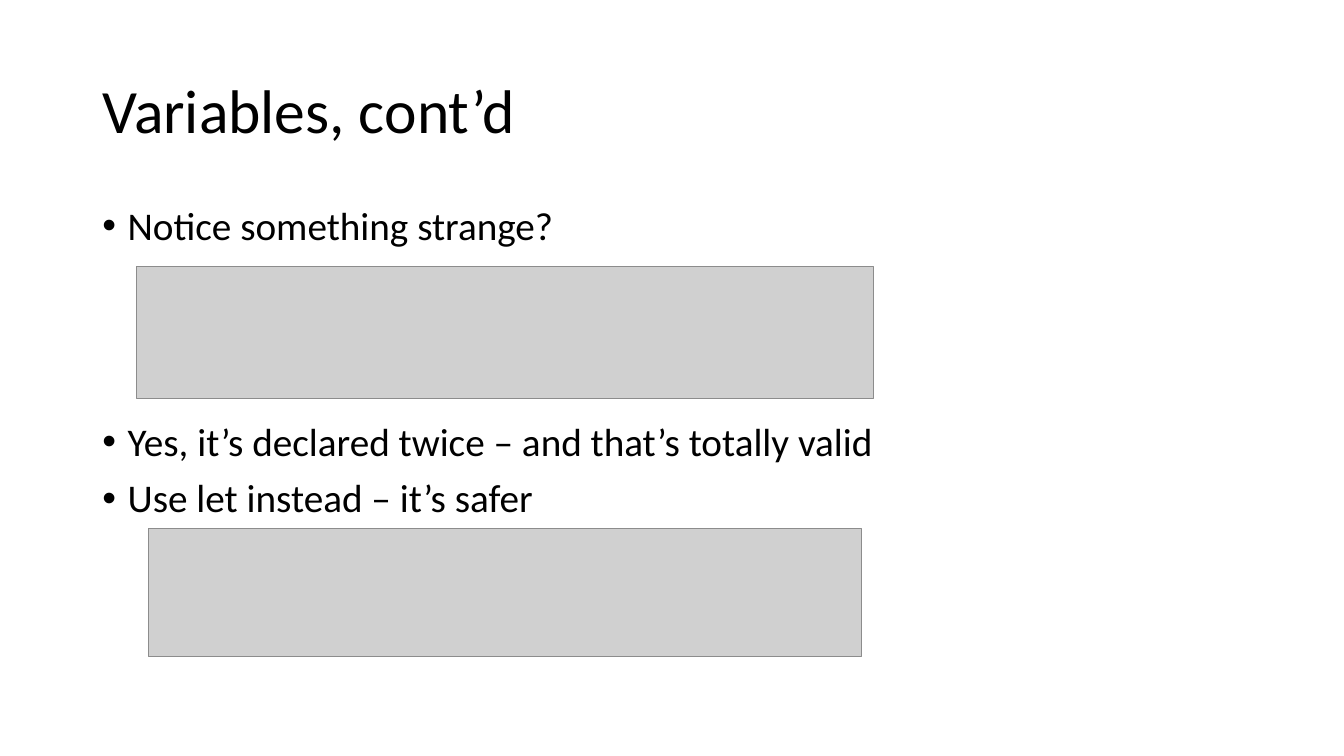
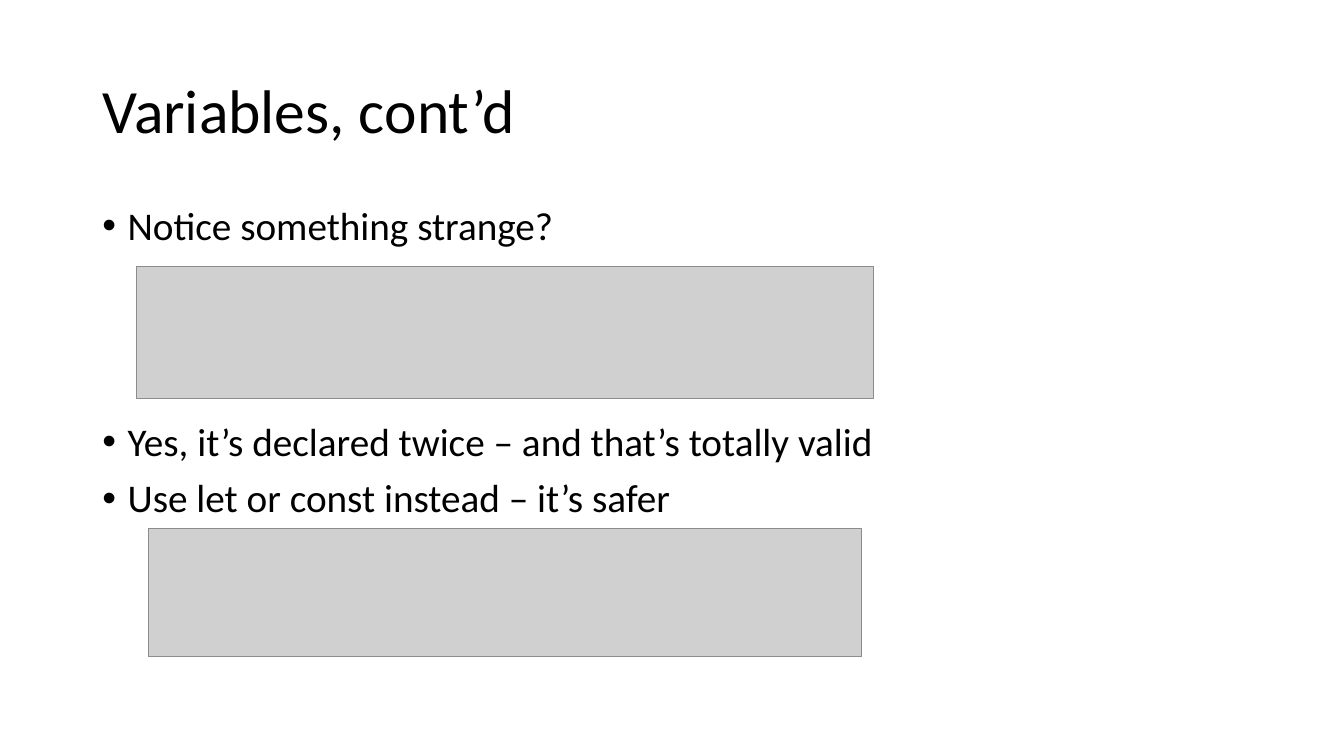
Before and after one commit to schneidenbach/Angular2-AspNetCore-TypeScript-Workshop, a slide deck: slide 8 of slides/1 - TypeScript.pptx. Drawn at 1344x756 pixels with LibreOffice and Linux fonts; fonts in the diff are those of the drawing; grey boxes stand for pictures. Boxes give left, top, right and bottom in pixels: in the first picture for what was removed or moved away, otherwise in the second. Text is boxed around its words. In the diff, an @@ line names an element or a change of style, - is before the commit and + after.

```diff
--- a/slides/1 - TypeScript.pptx
+++ b/slides/1 - TypeScript.pptx
@@ text at [128, 484, 670, 513]: text changed @@
-• Use let instead – it’s safer
+• Use let or const instead – it’s safer
```
Also in this commit, not shown: 1 other slide changed, 26 other files.
